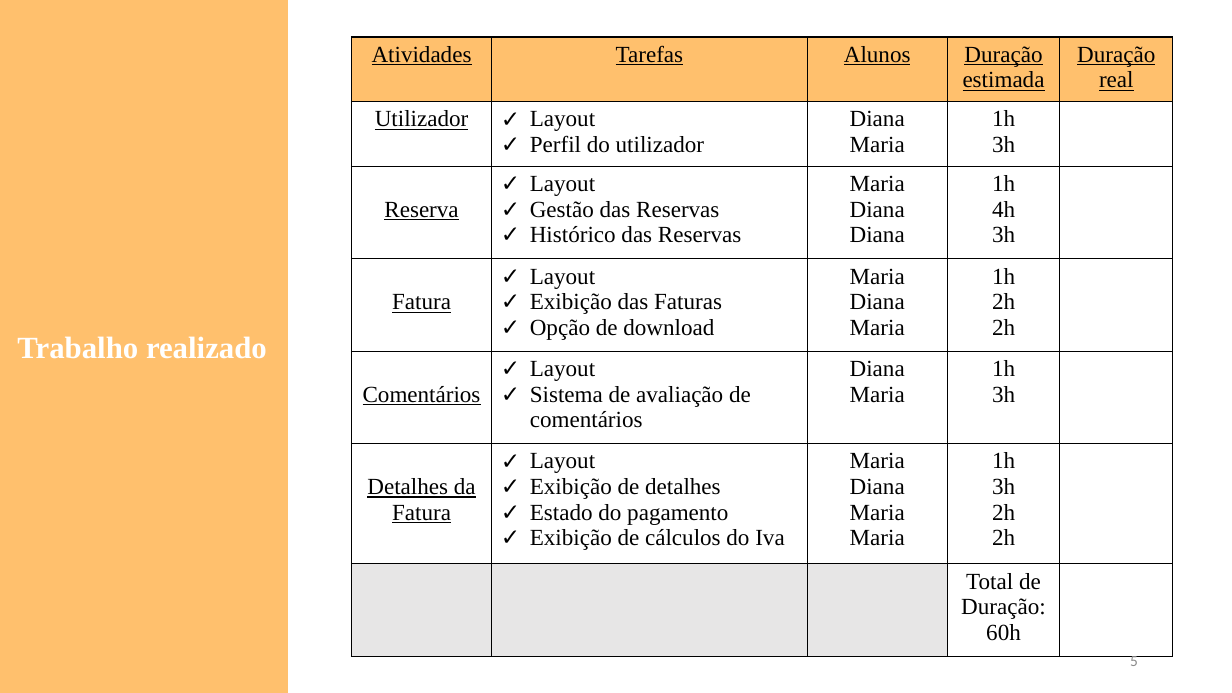
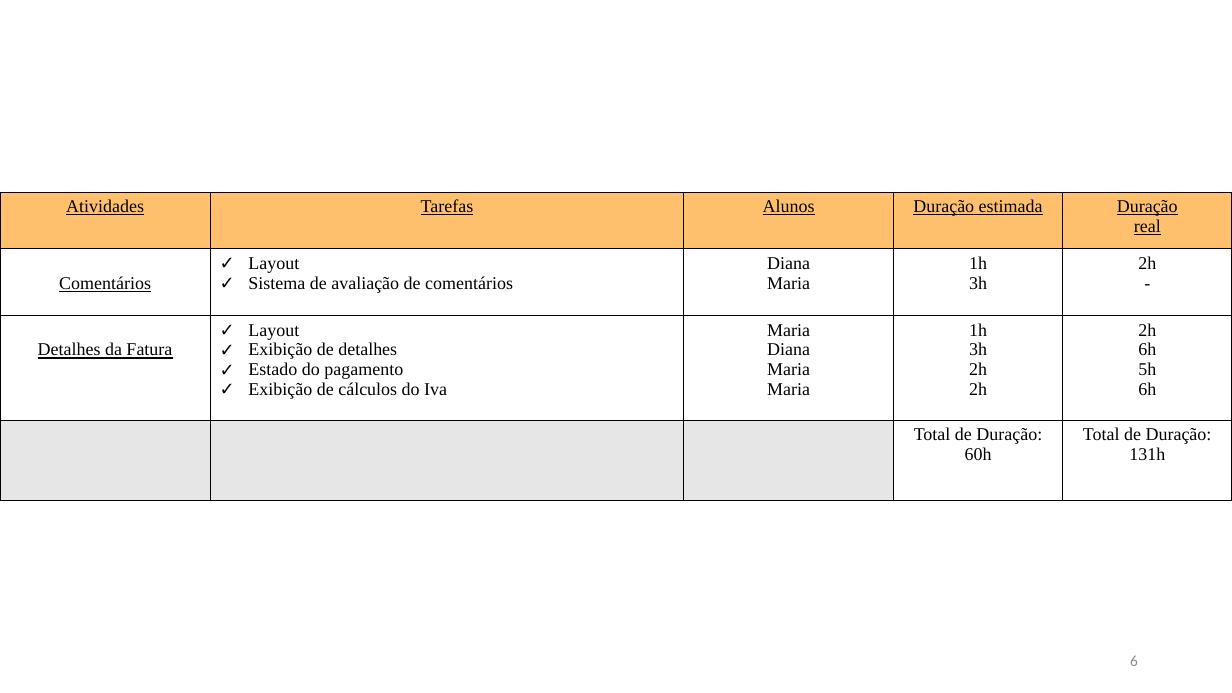
Before and after one commit to dianacatarino/PSI_AMSI_202324, a slide deck: slide 6 of doc/Apresentação 2ª Fase.pptx (slide 5 before the commit). Drawn at 1232x693 pixels with LibreOffice and Linux fonts; fonts in the diff are those of the drawing. Boxes give left, top, right and bottom in pixels: in the first picture for what was removed or moved away, otherwise in the second. Text is boxed around its words. In the diff, an @@ line names an element or a change of style, - is before the commit and + after.

```diff
--- a/doc/Apresentação 2ª Fase.pptx
+++ b/doc/Apresentação 2ª Fase.pptx
@@ rectangle removed at <box>0,0,287,693</box> @@
@@ table at <box>0,192,1232,501</box> @@
-row 2: Utilizador | Layout / Perfil do utilizador | Diana / Maria | 1h / 3h | 
-row 3: Reserva | Layout / Gestão das Reservas / Histórico das Reservas | Maria / Diana / Diana | 1h / 4h / 3h | 
-row 4: Fatura | Layout / Exibição das Faturas / Opção de download | Maria / Diana / Maria | 1h / 2h / 2h | 
-row 5: Comentários | Layout / Sistema de avaliação de comentários | Diana / Maria | 1h / 3h | 
-row 6: Detalhes da Fatura | Layout / Exibição de detalhes / Estado do pagamento / Exibição de cálculos do Iva | Maria / Diana / Maria / Maria | 1h / 3h / 2h / 2h | 
-row 7:  |  |  | Total de Duração: 60h | 
+row 2: Comentários | Layout / Sistema de avaliação de comentários | Diana / Maria | 1h / 3h | 2h / -
+row 3: Detalhes da Fatura | Layout / Exibição de detalhes / Estado do pagamento / Exibição de cálculos do Iva | Maria / Diana / Maria / Maria | 1h / 3h / 2h / 2h | 2h / 6h / 5h / 6h
+row 4:  |  |  | Total de Duração: 60h | Total de Duração: / 131h
@@ table: place and size @@
-table at <box>351,37,1173,656</box>
+table at <box>0,192,1232,501</box>
@@ text removed at <box>17,336,267,358</box> @@
-Trabalho realizado
@@ page number at <box>1130,655,1138,666</box>: text changed @@
-5
+6
```
Also in this commit, not shown: 7 other slides changed, 2 slides added, 1 slide removed, 1 other file.
